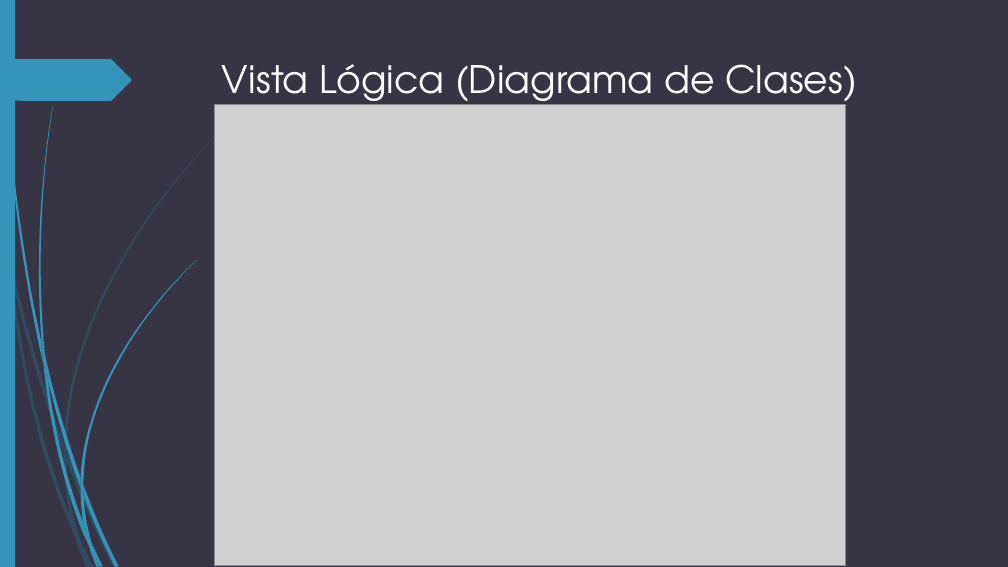
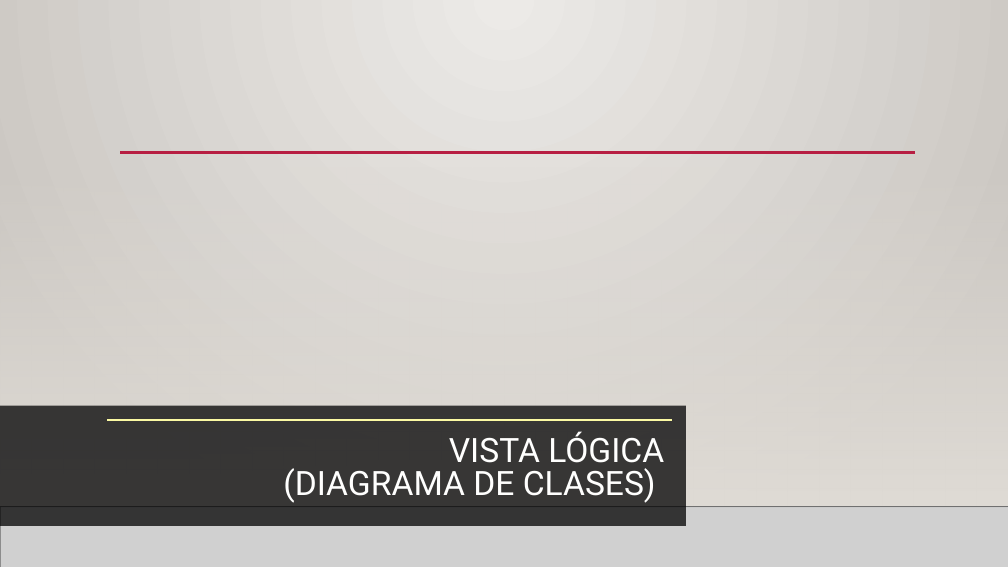
Before and after one commit to nicolay-dev/ProyectoOdontologico, a slide deck: slide 6 of Documentación/Oral-Care-Expo.pptx. Drawn at 1008x567 pixels with LibreOffice and Linux fonts; fonts in the diff are those of the drawing; grey boxes stand for pictures; background and template pictures are left out. Boxes give left, top, right and bottom in pixels: in the first picture for what was removed or moved away, otherwise in the second. Text is boxed around its words. In the diff, an @@ line names an element or a change of style, - is before the commit and + after.

```diff
--- a/Documentación/Oral-Care-Expo.pptx
+++ b/Documentación/Oral-Care-Expo.pptx
@@ background #373545 to picture (left out) @@
@@ rectangle removed at (x1=0, y1=0, x2=15, y2=567) @@
@@ rectangle added at (x1=0, y1=0, x2=1008, y2=567), fill gradient #ECEAE7 to #CAC7C1 @@
@@ freeform shape removed at (x1=0, y1=59, x2=132, y2=101) @@
@@ picture removed at (x1=215, y1=104, x2=846, y2=565) @@
@@ rectangle added at (x1=0, y1=167, x2=1008, y2=507), fill gradient #DFDBD5 @@
@@ rectangle added at (x1=0, y1=167, x2=1008, y2=507), fill gradient #DFDBD5 @@
@@ line added from (120, 153) to (915, 153), #B71E42 2.5 pt @@
@@ rectangle added at (x1=0, y1=406, x2=686, y2=526), fill #000001 at 75% opacity @@
@@ line added from (107, 420) to (672, 420), #FBF9A3 1.75 pt @@
@@ title at (x1=283, y1=432, x2=664, y2=503): text changed; size 36 to 32 pt; font TeX Gyre Adventor to Roboto; text colour #FFFFFF to #FFFFFE @@
-Vista Lógica (Diagrama de Clases)
+VISTA LÓGICA
+(DIAGRAMA DE CLASES)
@@ line added from (0, 507) to (1008, 507), #000001 1 pt @@
@@ picture added at (x1=0, y1=507, x2=1008, y2=567) @@
@@ line added from (0, 507) to (1008, 507), #000001 1 pt @@
@@ group removed at (x1=0, y1=116, x2=236, y2=567): 10 freeform shapes @@
@@ group removed at (x1=2, y1=0, x2=197, y2=567): 12 freeform shapes @@
```
Also in this commit, not shown: 12 other slides changed, 1 slide added.
